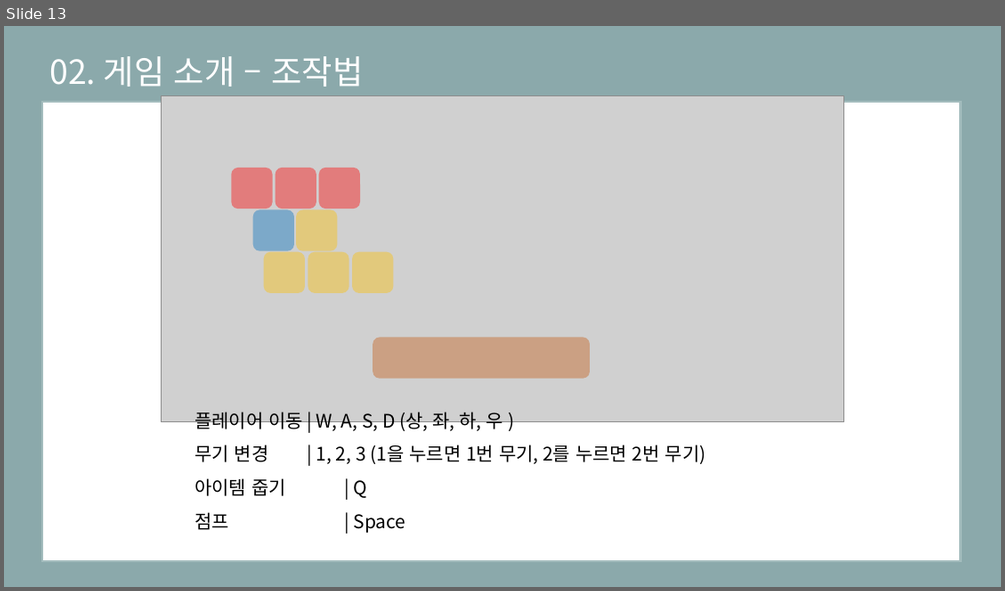
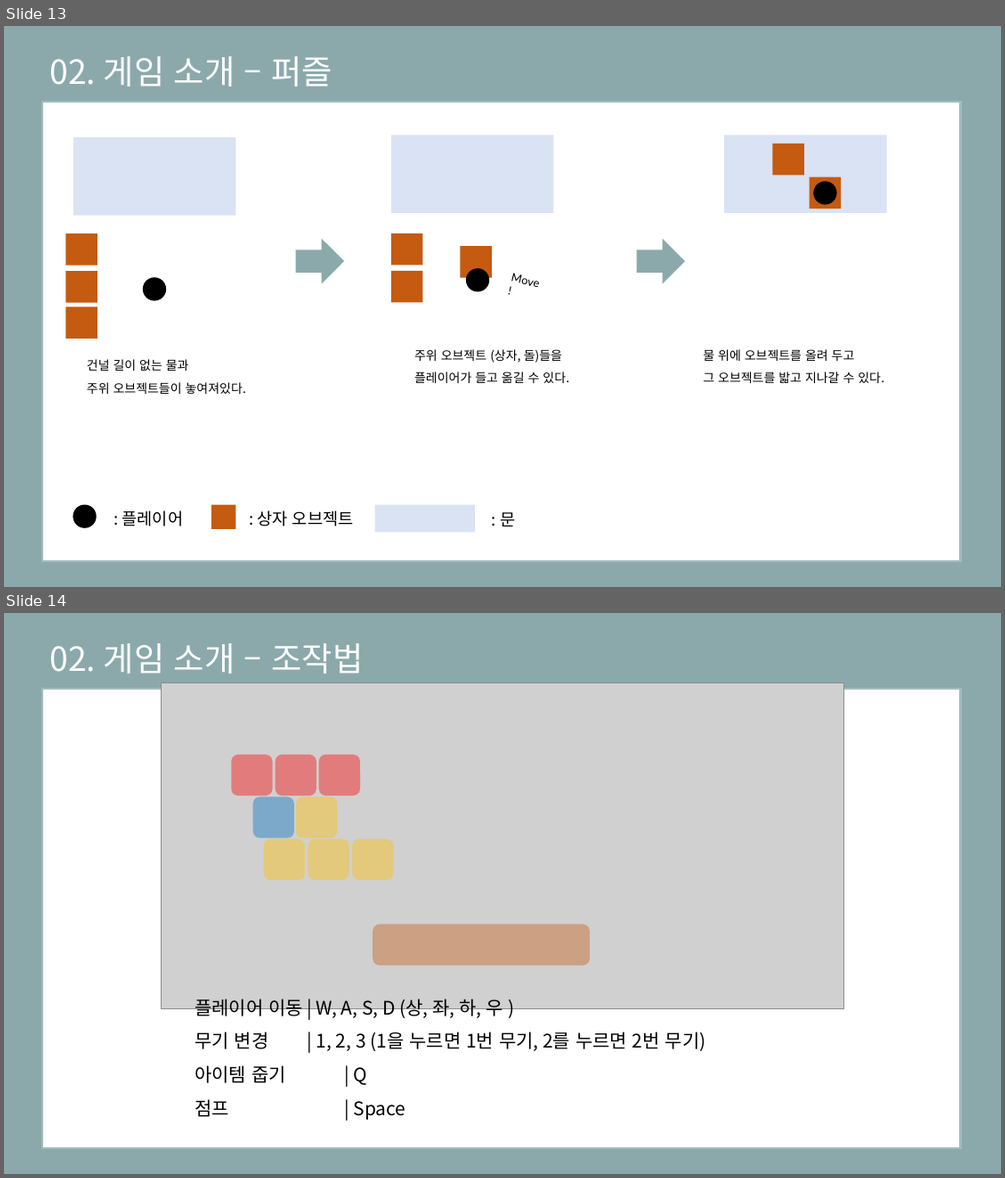
Before and after one commit to eunjiyun/Graduation_Work, a slide deck: Game_Design/2019184003 김 선아 장르 제안서.pptx. Shown one above the other, each under a label of ours: slide 13 before the commit, slides 13 and 14 after it. The pictures are 1005x591 and 1005x1178 pixels, drawn with LibreOffice and Linux fonts; fonts in the diff are those of the drawing; grey boxes stand for pictures. Boxes give left, top, right and bottom in pixels: in the first picture for what was removed or moved away, otherwise in the second. Text is boxed around its words. In the diff, an @@ line names an element or a change of style, - is before the commit and + after.

```diff
--- a/Game_Design/2019184003 김 선아 장르 제안서.pptx
+++ b/Game_Design/2019184003 김 선아 장르 제안서.pptx
@@ slide 13 added at (4, 26, 1001, 587), background #8BA9AB @@
@@ text added at (49, 56, 333, 87), 32 pt, text #FFFFFF @@
+02. 게임 소개 – 퍼즐
@@ rectangle added at (42, 102, 961, 561), fill #FFFFFF, outline #A3BCBD 2.25 pt @@
@@ rectangle added at (73, 137, 235, 216), fill #DAE3F3 @@
@@ rectangle added at (391, 135, 554, 213), fill #DAE3F3 @@
@@ rectangle added at (724, 135, 886, 213), fill #DAE3F3 @@
@@ rectangle added at (773, 143, 804, 175), fill #C55A11 @@
@@ rectangle added at (809, 177, 841, 208), fill #C55A11 @@
@@ ellipse added at (813, 181, 836, 204), fill #000000 @@
@@ rectangle added at (66, 234, 97, 265), fill #C55A11 @@
@@ right arrow added at (296, 239, 344, 284), fill #8BA9AB @@
@@ rectangle added at (391, 233, 423, 265), fill #C55A11 @@
@@ right arrow added at (637, 239, 685, 284), fill #8BA9AB @@
@@ rectangle added at (461, 246, 492, 277), fill #C55A11 @@
@@ rectangle added at (66, 271, 97, 302), fill #C55A11 @@
@@ ellipse added at (143, 277, 166, 300), fill #000000 @@
@@ rectangle added at (391, 271, 423, 302), fill #C55A11 @@
@@ ellipse added at (466, 268, 489, 291), fill #000000 @@
@@ text added at (510, 273, 538, 289), 11 pt, text #000000 @@
+Move!
@@ rectangle added at (66, 306, 97, 338), fill #C55A11 @@
@@ text added at (87, 359, 246, 394), 12 pt, text #000000 @@
+건널 길이 없는 물과
+주위 오브젝트들이 놓여져있다.
@@ text added at (414, 349, 569, 383), 12 pt, text #000000 @@
+주위 오브젝트 (상자, 돌)들을
+플레이어가 들고 옮길 수 있다.
@@ text added at (703, 349, 884, 383), 12 pt, text #000000 @@
+물 위에 오브젝트를 올려 두고
+그 오브젝트를 밟고 지나갈 수 있다.
@@ ellipse added at (73, 505, 96, 528), fill #000000 @@
@@ rectangle added at (211, 505, 235, 529), fill #C55A11 @@
@@ rectangle added at (375, 505, 474, 532), fill #DAE3F3 @@
@@ text added at (122, 510, 183, 526), 16 pt, text #000000 @@
+: 플레이어
@@ text added at (258, 510, 354, 526), 16 pt, text #000000 @@
+: 상자 오브젝트
@@ text added at (500, 512, 515, 526), 16 pt, text #000000 @@
+: 문
@@ what was slide 13 is now slide 14 @@
```
Also in this commit, not shown: 9 slides changed, 2 slides removed.
